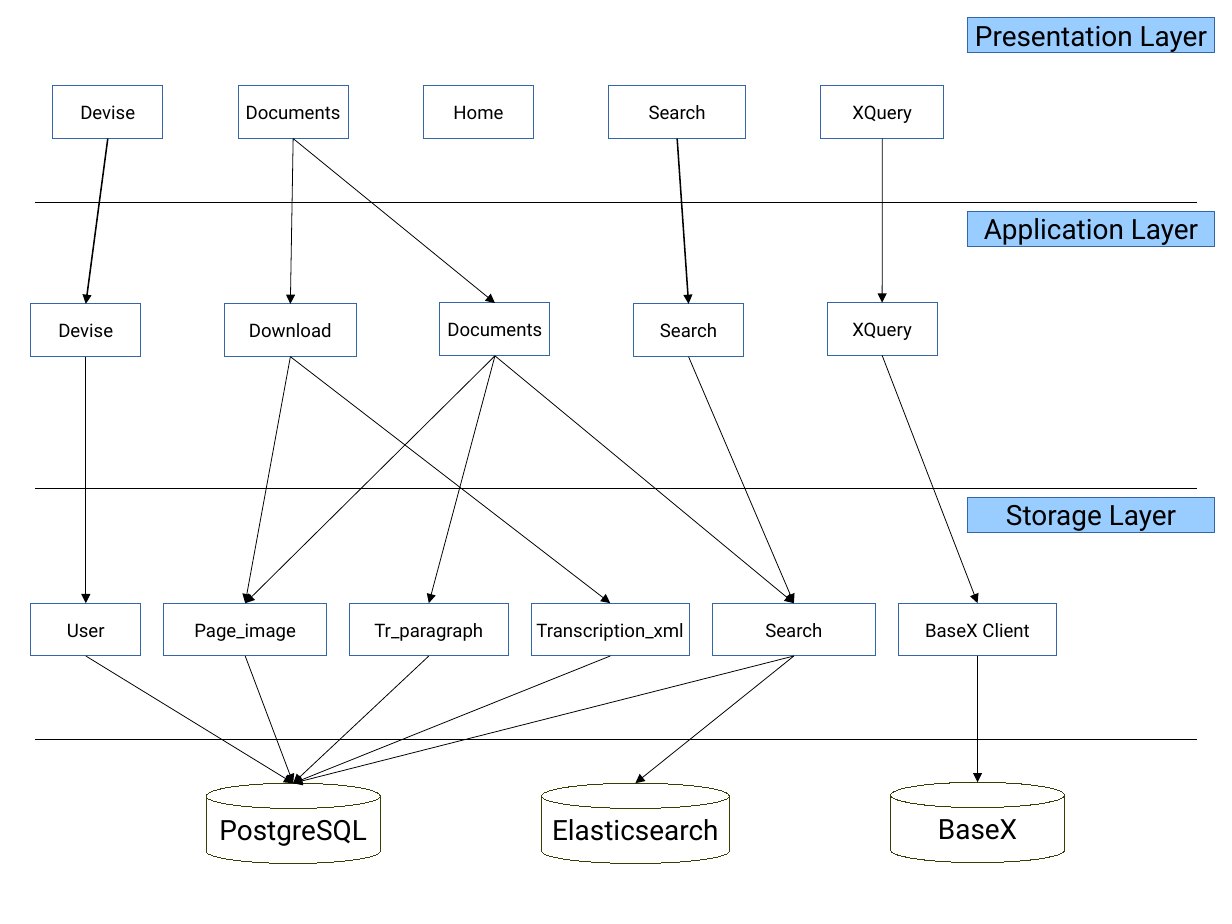
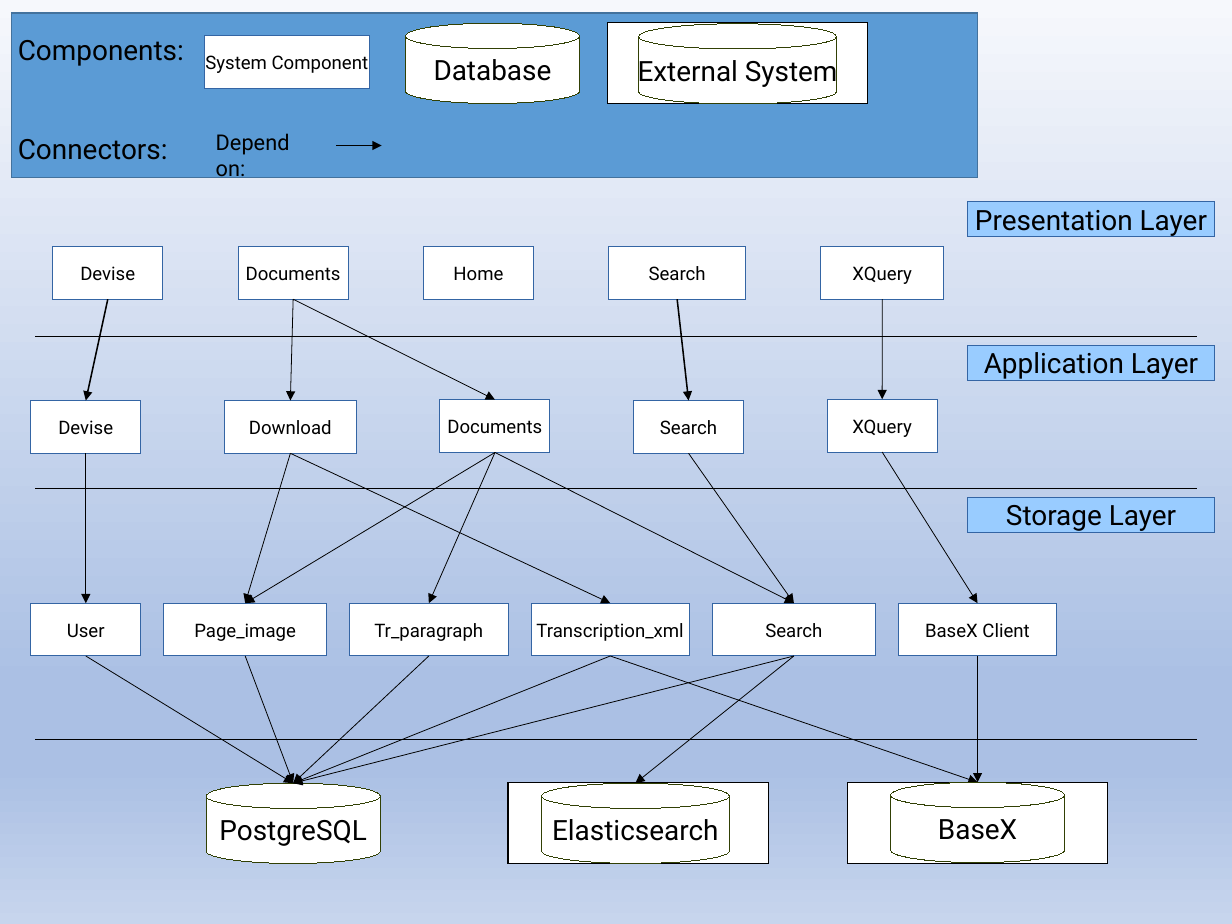
Before and after one commit to rst0git/LACR-Demo, a slide deck: slide 1 of coursework/Diagrams/Architectural-Diagrams/Architectural-Diagram-0.8.pptx. Drawn at 1232x924 pixels with LibreOffice and Linux fonts; fonts in the diff are those of the drawing. Boxes give left, top, right and bottom in pixels: in the first picture for what was removed or moved away, otherwise in the second. Text is boxed around its words. In the diff, an @@ line names an element or a change of style, - is before the commit and + after.

```diff
--- a/coursework/Diagrams/Architectural-Diagrams/Architectural-Diagram-0.8.pptx
+++ b/coursework/Diagrams/Architectural-Diagrams/Architectural-Diagram-0.8.pptx
@@ background #FFFFFF to gradient #F6F8FC to #ABC0E4 to #C7D5ED @@
@@ rectangle added at (11, 12, 977, 177), fill #5B9BD5, outline #43739E 1 pt @@
@@ freeform shape added at (406, 23, 580, 104), fill #FFFFFF, outline #314004 0 pt, 18 pt, text #000000 @@
+Database
@@ rectangle added at (608, 22, 869, 104), fill #FFFFFF, outline #000000 1 pt @@
@@ freeform shape added at (638, 23, 836, 104), fill #FFFFFF, outline #314004 0 pt, 18 pt, text #000000 @@
+External System
@@ text added at (18, 40, 184, 66), 18 pt, text #000000 @@
+Components:
@@ freeform shape added at (205, 36, 369, 88), fill #FFFFFF, outline #3465A4 0 pt, 12 pt, text #000000 @@
+System Component
@@ text added at (18, 139, 168, 160), 18 pt, text #000000 @@
+Connectors:
@@ text added at (216, 133, 290, 183), 14 pt, text #000000 @@
+Depend on:
@@ arrow added from (337, 145) to (381, 145), #000000 0.5 pt @@
@@ freeform shape "Presentation Layer": place and size @@
-freeform shape "Presentation Layer" at (968, 18, 1214, 53)
+freeform shape "Presentation Layer" at (968, 201, 1214, 236)
@@ 5 freeform shapes: place and size @@
-5 freeform shapes at (53, 86, 944, 139)
+5 freeform shapes at (53, 246, 944, 298)
@@ arrow moved from (107, 139) - (86, 304) to (107, 300) - (86, 400) @@
@@ arrow moved from (293, 139) - (291, 304) to (293, 300) - (291, 400) @@
@@ arrow moved from (293, 139) - (495, 303) to (293, 300) - (495, 400) @@
@@ arrow moved from (677, 139) - (689, 304) to (677, 300) - (689, 400) @@
@@ arrow moved from (883, 139) - (882, 303) to (883, 300) - (882, 399) @@
@@ line moved from (35, 202) - (1197, 202) to (35, 337) - (1197, 337) @@
@@ freeform shape "Application Layer": place and size @@
-freeform shape "Application Layer" at (968, 211, 1214, 246)
+freeform shape "Application Layer" at (968, 345, 1214, 380)
@@ 5 freeform shapes: place and size @@
-5 freeform shapes at (31, 303, 937, 357)
+5 freeform shapes at (31, 399, 937, 453)
@@ arrow moved from (86, 357) - (86, 604) to (86, 454) - (86, 604) @@
@@ arrow moved from (495, 356) - (245, 604) to (495, 453) - (245, 604) @@
@@ arrow moved from (291, 357) - (245, 604) to (291, 454) - (245, 604) @@
@@ arrow moved from (291, 357) - (610, 604) to (291, 454) - (610, 604) @@
@@ arrow moved from (495, 356) - (429, 604) to (495, 453) - (429, 604) @@
@@ arrow moved from (495, 356) - (794, 604) to (495, 453) - (794, 604) @@
@@ arrow moved from (689, 357) - (794, 604) to (689, 454) - (794, 604) @@
@@ arrow moved from (882, 356) - (978, 604) to (882, 452) - (978, 604) @@
@@ arrow added from (610, 656) to (978, 783), #000000 0.5 pt @@
@@ rectangle added at (509, 783, 769, 864), fill #FFFFFF, outline #000000 1 pt @@
@@ rectangle added at (847, 783, 1108, 864), fill #FFFFFF, outline #000000 1 pt @@
```
Also in this commit, not shown: 2 other files.
